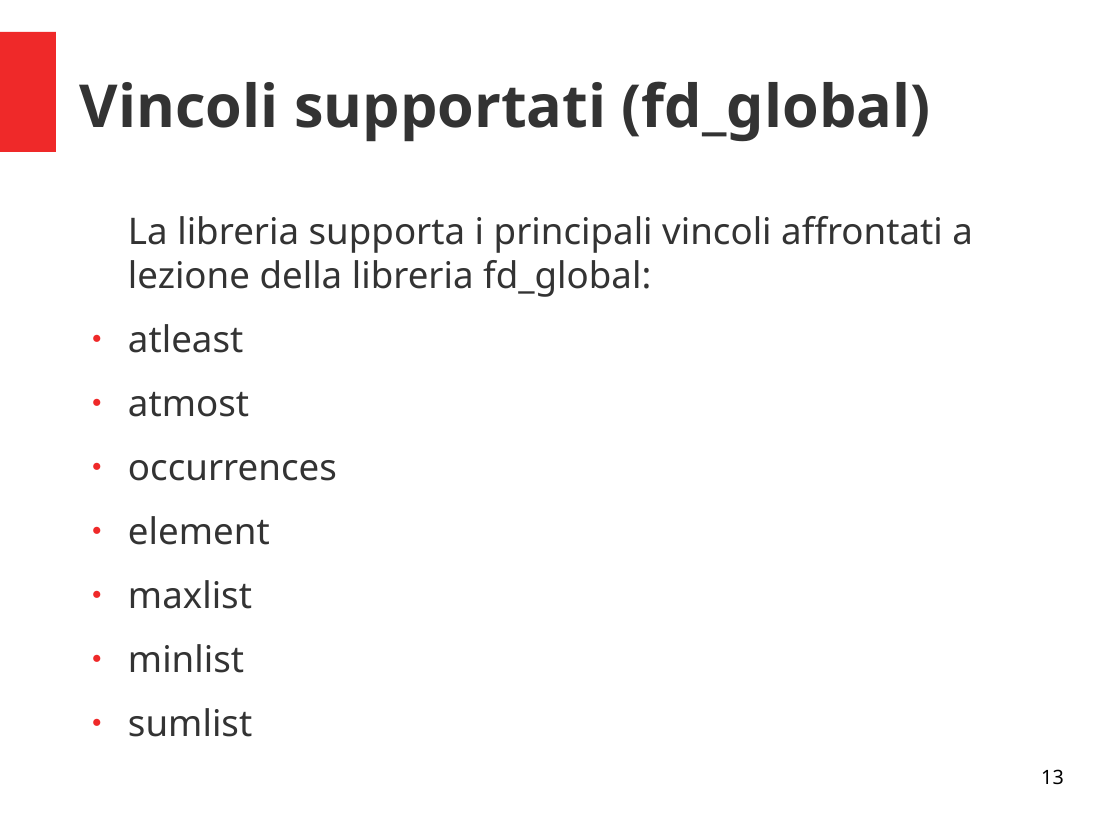
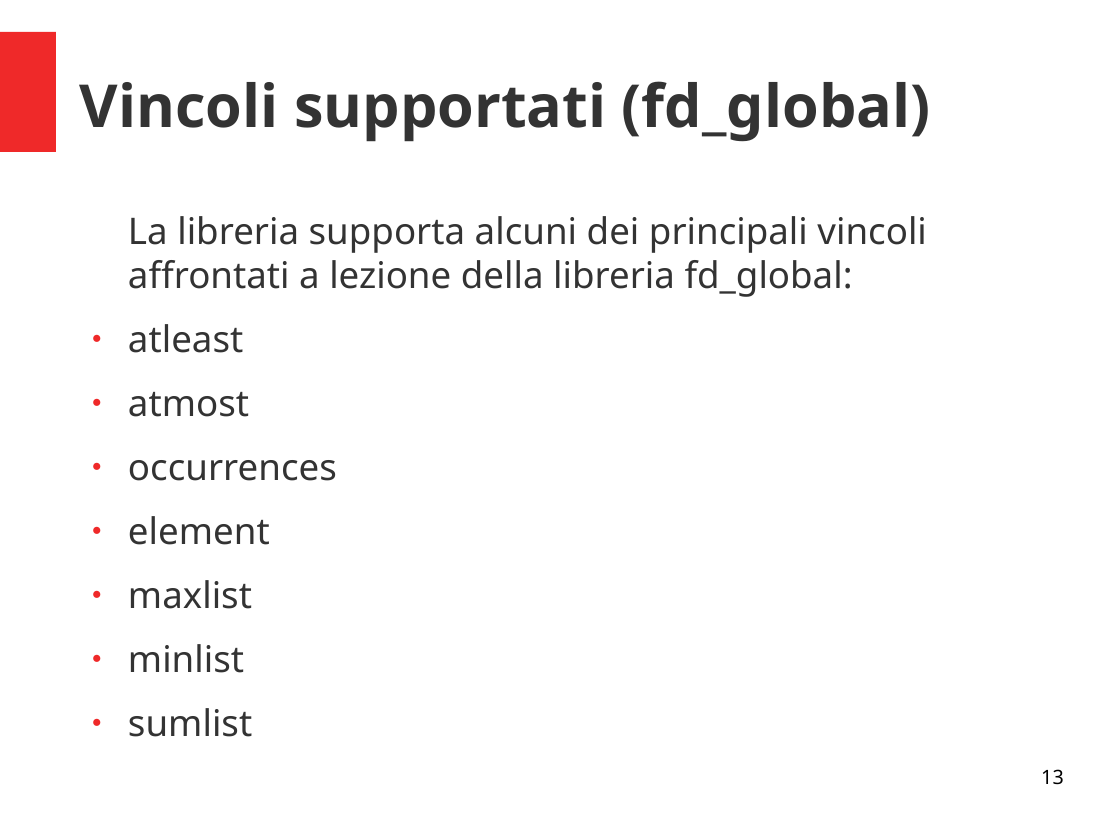
Before and after one commit to padovanl/eclipse2flatzinc, a slide deck: slide 13 of presentazione.odp. Drawn at 1120x840 pixels with LibreOffice and Linux fonts; fonts in the diff are those of the drawing. Boxes give left, top, right and bottom in pixels: in the first picture for what was removed or moved away, otherwise in the second. Text is boxed around its words. In the diff, an @@ line names an element or a change of style, - is before the commit and + after.

Commit message:
fix presentazione

```diff
--- a/presentazione.odp
+++ b/presentazione.odp
@@ text at (x1=128, y1=216, x2=926, y2=297): text changed @@
-La libreria supporta i principali vincoli affrontati a lezione della libreria fd_global:
+La libreria supporta alcuni dei principali vincoli affrontati a lezione della libreria fd_global:
```
Also in this commit, not shown: 1 other slide changed.
